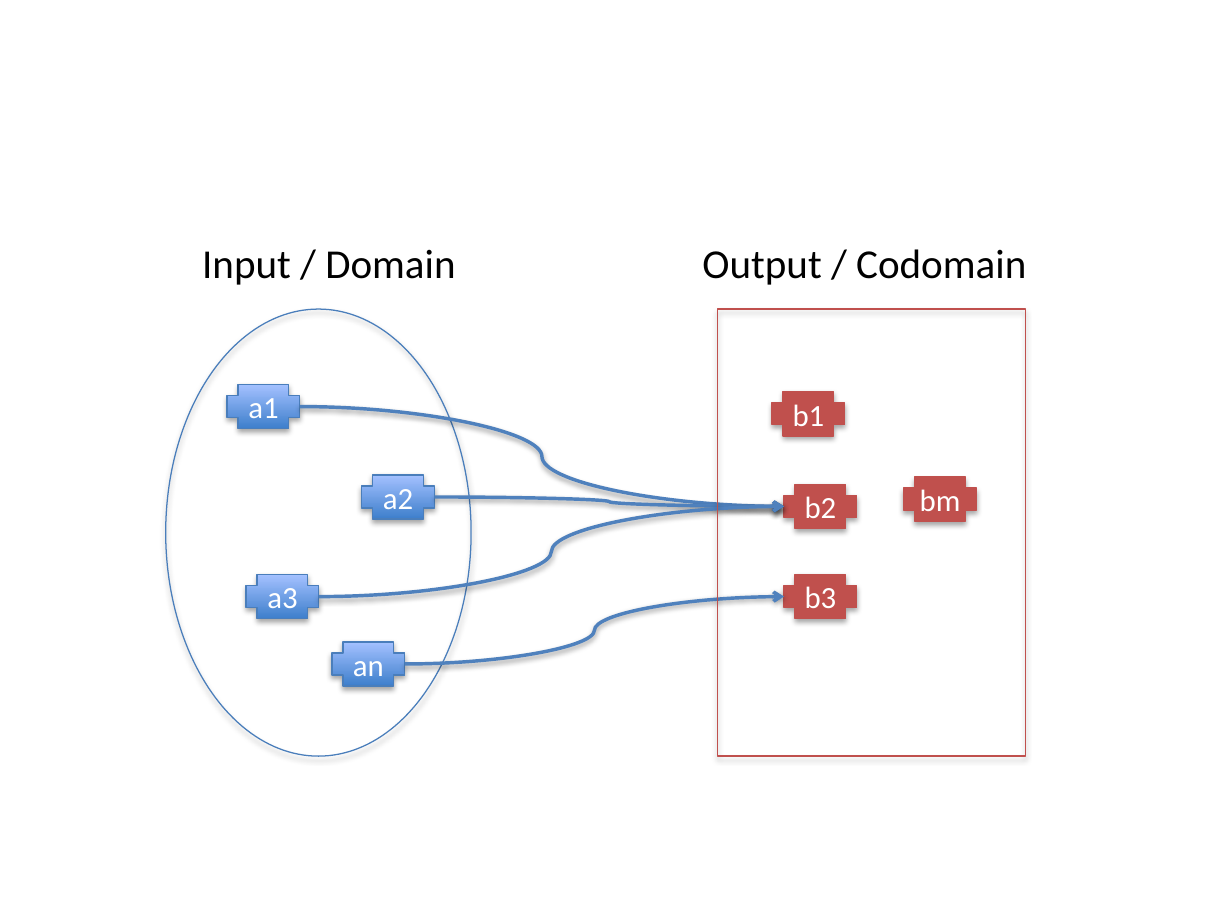
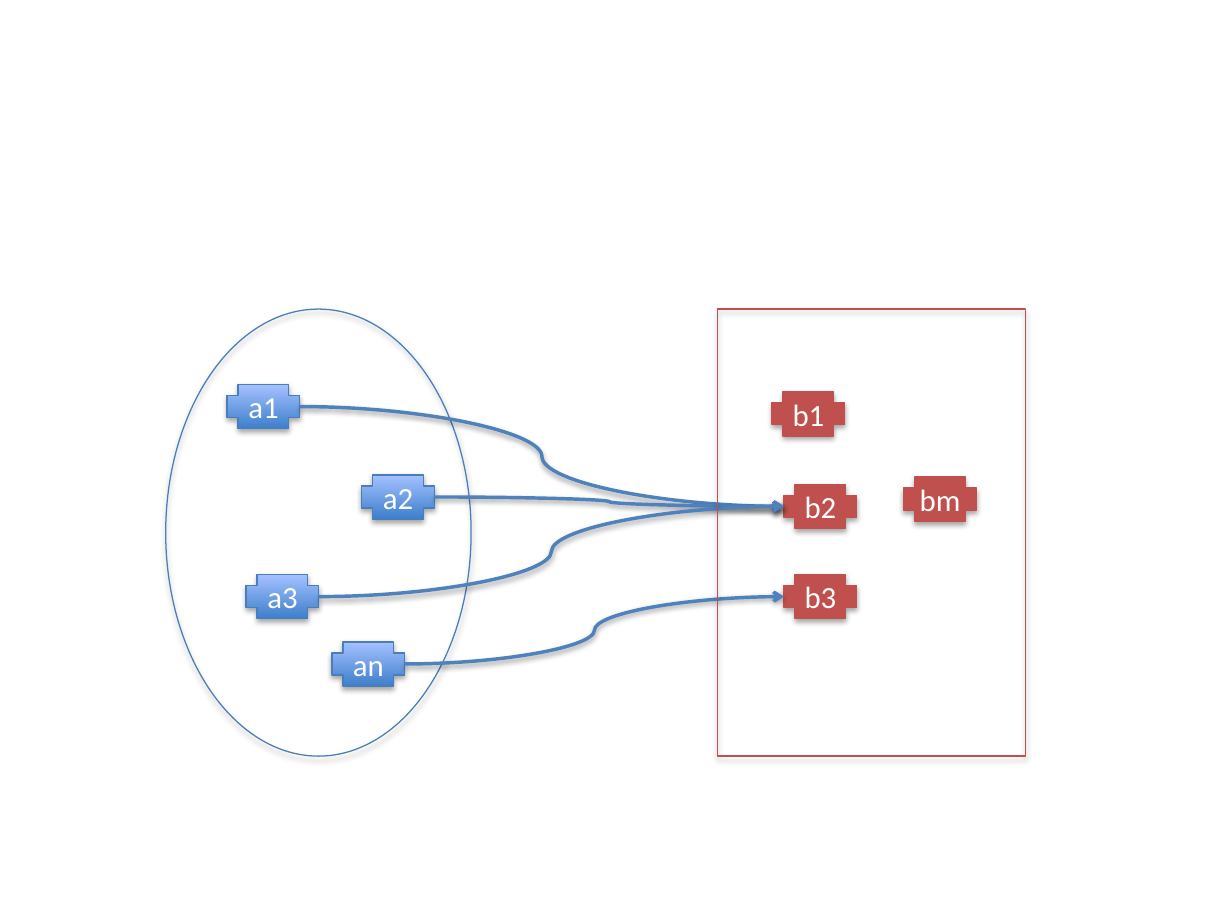
Before and after one commit to fp-tower/foundations, a slide deck: slide 13 of Diagrams.pptx (slide 12 before the commit). Drawn at 1232x924 pixels with LibreOffice and Linux fonts; fonts in the diff are those of the drawing. Boxes give left, top, right and bottom in pixels: in the first picture for what was removed or moved away, otherwise in the second. Text is boxed around its words. In the diff, an @@ line names an element or a change of style, - is before the commit and + after.

```diff
--- a/Diagrams.pptx
+++ b/Diagrams.pptx
@@ text removed at (202, 249, 455, 285) @@
-Input / Domain
@@ text removed at (702, 249, 1026, 285) @@
-Output / Codomain
```
Also in this commit, not shown: 3 other slides changed, 40 slides added, 1 slide removed, 8 other files.
